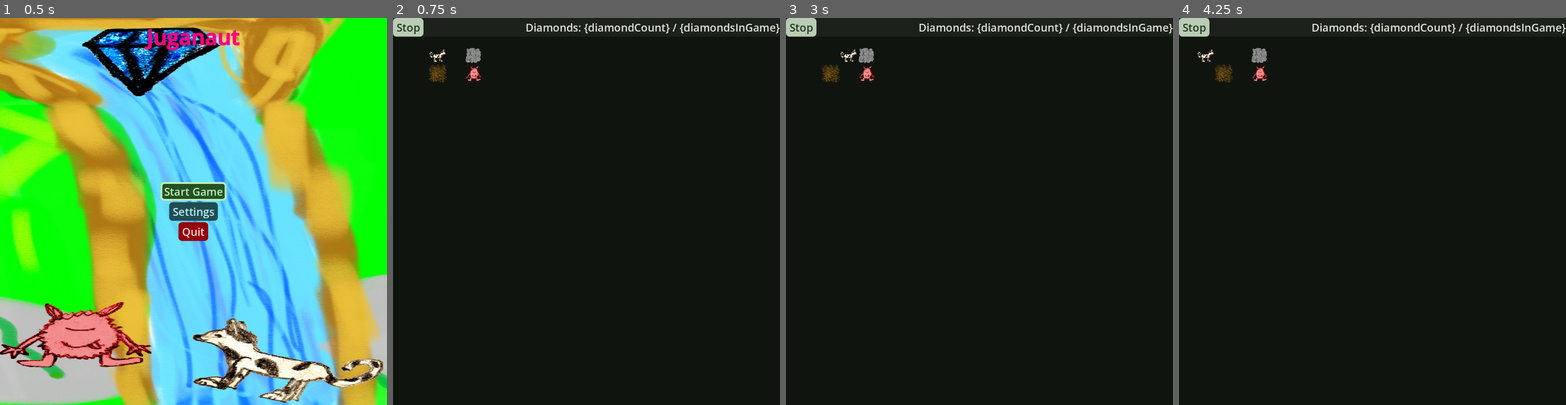
Above: before the commit, frames 1-4 (left to right).
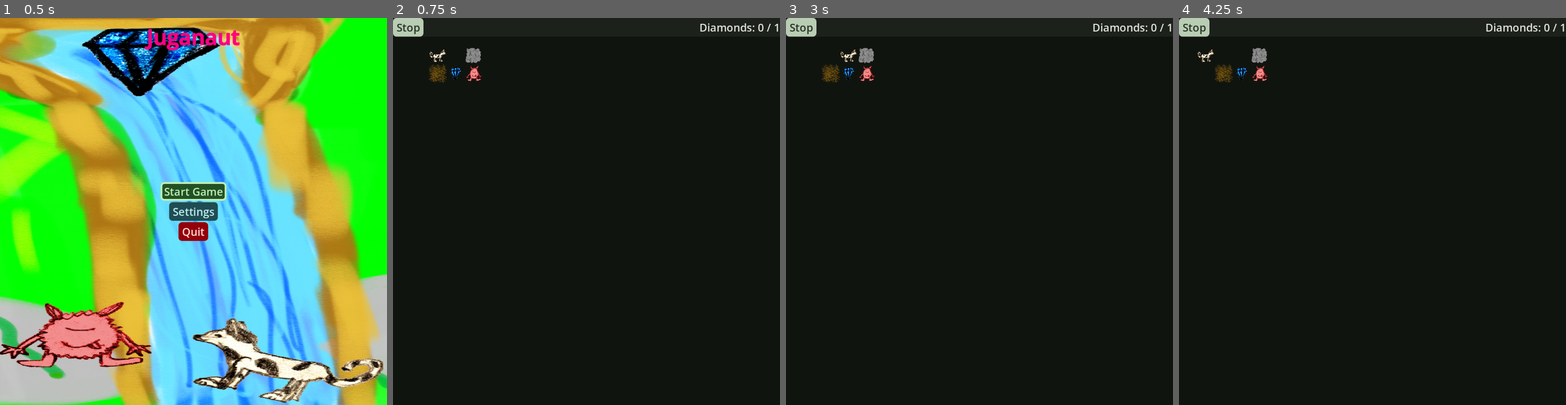
Above: after the commit, the same moments.

Repository: SirVincelot24/juganaut-godot
Game: Godot game, scene res://scenes/MainMenu.tscn
Two runs of this game, one before a commit and one after it. Both use one fixed random seed, a clock stepped at 60 frames per second and the inputs below.
Inputs:
- Up to frame 1 (0.5 s): no input
- Up to frame 2 (0.75 s): click "Start Game" at 0.5 s
- Up to frame 3 (3 s): click "Stop" at 1.25 s; click "Start Game" at 2 s; tap Enter at 2.75 s; hold D (movement.right) from 2.78 s (still down)
- Up to frame 4 (4.25 s): tap Space at 3.5 s; release D (movement.right) at 3.53 s; hold A (movement.left) from 3.53 s (still down)

Frame 1 is identical in both runs. In frame 2, 0.7% of the frame differs, in the area x 14-100%, y 1-17%; in frame 3, 0.7%; in frame 4, 0.7%.

Commit message:
add winning and losing

Diff:
--- a/scenes/game.tscn
+++ b/scenes/game.tscn
@@ -69,6 +69,66 @@
 text = "diamondCount"
 horizontal_alignment = 2
 
+[node name="WonGame" type="VBoxContainer" parent="UI/Control" unique_id=2075882674]
+visible = false
+layout_mode = 1
+anchors_preset = 8
+anchor_left = 0.5
+anchor_top = 0.5
+anchor_right = 0.5
+anchor_bottom = 0.5
+offset_left = -154.5
+offset_top = -55.0
+offset_right = 154.5
+offset_bottom = 55.0
+grow_horizontal = 2
+grow_vertical = 2
+rotation = -0.5235988
+pivot_offset_ratio = Vector2(0.5, 0.5)
+metadata/_edit_use_anchors_ = true
+
+[node name="Title" type="Label" parent="UI/Control/WonGame" unique_id=1117640804]
+layout_mode = 2
+theme_override_colors/font_color = Color(0, 1, 0, 1)
+theme_override_colors/font_outline_color = Color(0, 1, 0, 1)
+theme_override_constants/outline_size = 5
+theme_override_font_sizes/font_size = 60
+text = "won"
+
+[node name="Description" type="Label" parent="UI/Control/WonGame" unique_id=123159467]
+layout_mode = 2
+text = "reason"
+
+[node name="GameOver" type="VBoxContainer" parent="UI/Control" unique_id=273479789]
+visible = false
+layout_mode = 1
+anchors_preset = 8
+anchor_left = 0.5
+anchor_top = 0.5
+anchor_right = 0.5
+anchor_bottom = 0.5
+offset_left = -154.5
+offset_top = -55.0
+offset_right = 154.5
+offset_bottom = 55.0
+grow_horizontal = 2
+grow_vertical = 2
+rotation = 0.5235988
+pivot_offset_ratio = Vector2(0.5, 0.5)
+metadata/_edit_use_anchors_ = true
+
+[node name="Title" type="Label" parent="UI/Control/GameOver" unique_id=280742321]
+layout_mode = 2
+theme_override_colors/font_color = Color(1, 0, 0, 1)
+theme_override_colors/font_outline_color = Color(1, 0, 0, 1)
+theme_override_constants/outline_size = 5
+theme_override_font_sizes/font_size = 60
+text = "game_over"
+
+[node name="Description" type="Label" parent="UI/Control/GameOver" unique_id=210050773]
+layout_mode = 2
+text = "reason"
+
 [node name="Grid" type="TileMapLayer" parent="." unique_id=937100693]
 position = Vector2(0, 30)
 scale = Vector2(0.1, 0.1)
@@ -95,3 +155,9 @@
 scale = Vector2(0.99999994, 0.99999994)
 script = ExtResource("7_u5sy4")
 type = 2
+
+[node name="Diamond" parent="Grid" unique_id=658203067 instance=ExtResource("6_p57ef")]
+position = Vector2(1780, 1420)
+scale = Vector2(0.99999994, 0.99999994)
+script = ExtResource("7_u5sy4")
+type = 4
--- a/scenes/sound_manager.tscn
+++ b/scenes/sound_manager.tscn
@@ -11,10 +11,8 @@
 stream = ExtResource("2_5lwbd")
 max_polyphony = 4
 bus = &"SFX"
-playback_type = 2
 
 [node name="CollectDiamond" type="AudioStreamPlayer" parent="." unique_id=723260037]
 stream = ExtResource("3_ro3ww")
 max_polyphony = 4
 bus = &"SFX"
-playback_type = 2
--- a/scripts/BL/grid/grid.gd
+++ b/scripts/BL/grid/grid.gd
@@ -29,7 +29,7 @@
 		Pawn.CellType.DIAMOND:
 			set_cell(cell_target, pawn.type, Vector2i.ZERO)
 			set_cell(cell_start, -1, Vector2i.ZERO)
-			SoundManager.play_sound("collect_diamond")
+			$"/root/Game".collect_diamond()
 			return map_to_local(cell_target)
 		_:
 			var target_pawn = get_cell_pawn(cell_target, cell_tile_id)
--- a/scripts/game.gd
+++ b/scripts/game.gd
@@ -1,4 +1,37 @@
 extends Node2D
+
+var collected_diamonds = 0
+var diamonds_in_game = 1
+@onready var diamond_label = $UI/Control/TopBar/DiamondCount
+@onready var won_game_desc = $UI/Control/WonGame/Description
+@onready var game_over_desc = $UI/Control/GameOver/Description
 
 func _ready() -> void:
 	ThemeManager.apply_theme()
+	update_diamond_label()
+
+func collect_diamond():
+	collected_diamonds += 1
+	SoundManager.play_sound("collect_diamond")
+	update_diamond_label()
+	if collected_diamonds >= diamonds_in_game:
+		win_game("all_diamonds")
+
+func update_diamond_label():
+	diamond_label.text = tr("diamondCount")\
+	.format({diamondsInGame = diamonds_in_game,
+	 diamondCount = collected_diamonds})
+
+func win_game(reason: String):
+	won_game_desc.get_parent().show()
+	match reason:
+		"all_diamonds":
+			won_game_desc.text = tr("win." + reason).format({diamonds = collected_diamonds})
+		_:
+			won_game_desc.text = tr("win." + reason)
+
+func game_over(reason: String):
+	game_over_desc.get_parent().show()
+	match reason:
+		_:
+			game_over_desc.text = tr("death." + reason)
